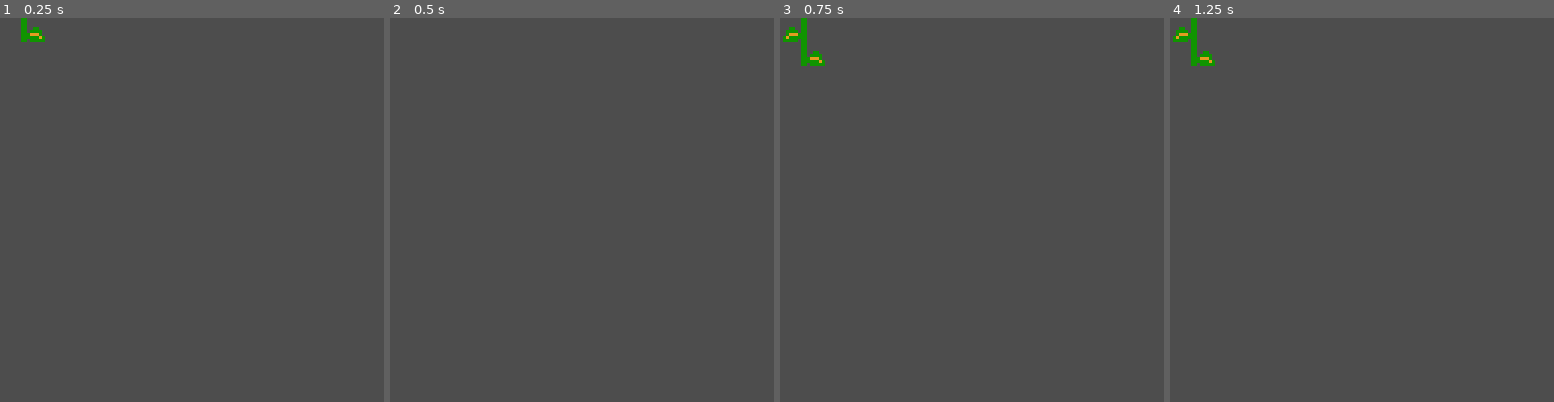
Above: before the commit, frames 1-4 (left to right).
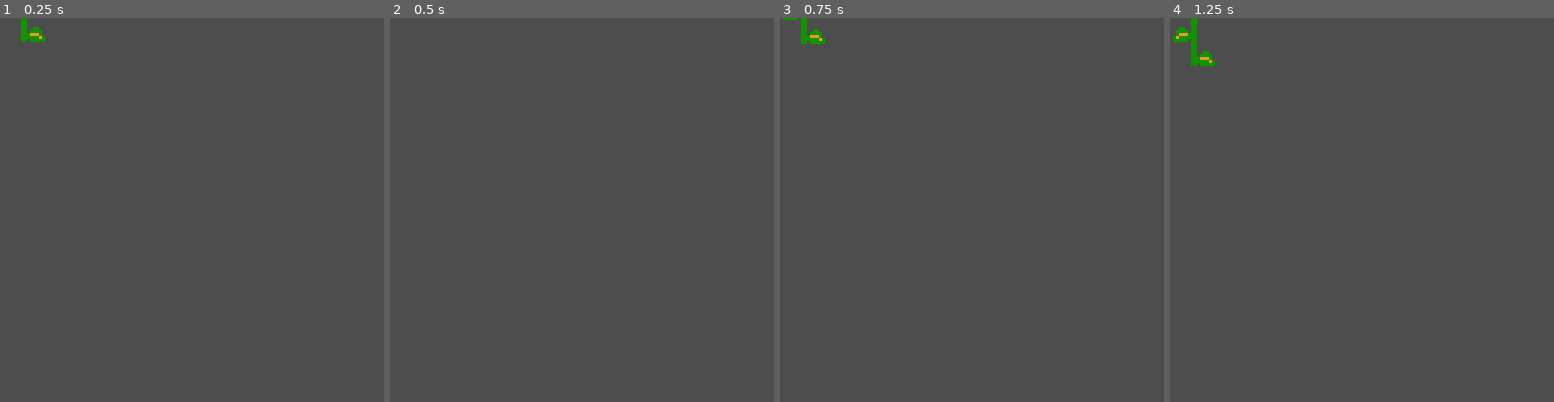
Above: after the commit, the same moments.

Repository: Omega-Ariston/Godot-s-Mario
Game: Godot game, scene res://scenes/climables/vine.tscn
The game is run twice, just before and just after one commit, with the same random seed, the same clock (stepped at 60 frames per second) and the same inputs. This scene is started directly instead of the project's main scene.
Inputs:
- Up to frame 1 (0.25 s): no input
- Up to frame 2 (0.5 s): no input
- Up to frame 3 (0.75 s): hold D (move_right) from 0.53 s (still down); hold H (action) from 0.53 s (still down)
- Up to frame 4 (1.25 s): keep holding D (move_right); keep holding H (action); tap J (jump) at 0.77 s; tap S (crouch, bound only before the commit) at 0.8 s
The pictures show only the part of the screen within x 0-50%, y 0-50%; the shares and areas given below are measured in that part.

Frames 1-2 are identical in both runs. In frame 3, 0.5% of the frame differs, in the area x 0-12%, y 0-13%; in frame 4, nothing differs.

Commit message:
初步实现了藤蔓攀爬效果

Diff:
--- a/project.godot
+++ b/project.godot
@@ -31,6 +31,16 @@
 
 [input]
 
+move_up={
+"deadzone": 0.5,
+"events": [Object(InputEventKey,"resource_local_to_scene":false,"resource_name":"","device":-1,"window_id":0,"alt_pressed":false,"shift_pressed":false,"ctrl_pressed":false,"meta_pressed":false,"pressed":false,"keycode":0,"physical_keycode":87,"key_label":0,"unicode":119,"echo":false,"script":null)
+]
+}
+move_down={
+"deadzone": 0.5,
+"events": [Object(InputEventKey,"resource_local_to_scene":false,"resource_name":"","device":-1,"window_id":0,"alt_pressed":false,"shift_pressed":false,"ctrl_pressed":false,"meta_pressed":false,"pressed":false,"keycode":0,"physical_keycode":83,"key_label":0,"unicode":115,"echo":false,"script":null)
+]
+}
 move_left={
 "deadzone": 0.5,
 "events": [Object(InputEventKey,"resource_local_to_scene":false,"resource_name":"","device":-1,"window_id":0,"alt_pressed":false,"shift_pressed":false,"ctrl_pressed":false,"meta_pressed":false,"pressed":false,"keycode":0,"physical_keycode":65,"key_label":0,"unicode":97,"echo":false,"script":null)
@@ -56,11 +66,6 @@
 "events": [Object(InputEventKey,"resource_local_to_scene":false,"resource_name":"","device":-1,"window_id":0,"alt_pressed":false,"shift_pressed":false,"ctrl_pressed":false,"meta_pressed":false,"pressed":false,"keycode":0,"physical_keycode":72,"key_label":0,"unicode":104,"echo":false,"script":null)
 ]
 }
-crouch={
-"deadzone": 0.5,
-"events": [Object(InputEventKey,"resource_local_to_scene":false,"resource_name":"","device":-1,"window_id":0,"alt_pressed":false,"shift_pressed":false,"ctrl_pressed":false,"meta_pressed":false,"pressed":false,"keycode":0,"physical_keycode":83,"key_label":0,"unicode":115,"echo":false,"script":null)
-]
-}
 test={
 "deadzone": 0.5,
 "events": [Object(InputEventKey,"resource_local_to_scene":false,"resource_name":"","device":-1,"window_id":0,"alt_pressed":false,"shift_pressed":false,"ctrl_pressed":false,"meta_pressed":false,"pressed":false,"keycode":0,"physical_keycode":84,"key_label":0,"unicode":116,"echo":false,"script":null)
--- a/scenes/climables/vine.tscn
+++ b/scenes/climables/vine.tscn
@@ -11,6 +11,9 @@
 [sub_resource type="TileSet" id="TileSet_fds51"]
 sources/3 = SubResource("TileSetAtlasSource_5babj")
 
+[sub_resource type="RectangleShape2D" id="RectangleShape2D_onpk7"]
+size = Vector2(6, 14)
+
 [node name="Vine" type="Node2D"]
 z_index = -1
 script = ExtResource("1_k7lep")
@@ -19,3 +22,12 @@
 tile_set = SubResource("TileSet_fds51")
 format = 2
 layer_0/tile_data = PackedInt32Array(0, 262147, 3)
+
+[node name="Area2D" type="Area2D" parent="."]
+collision_mask = 3
+
+[node name="ClimbArea" type="CollisionShape2D" parent="Area2D"]
+position = Vector2(8, 9)
+shape = SubResource("RectangleShape2D_onpk7")
+
+[connection signal="body_entered" from="Area2D" to="." method="_on_area_2d_body_entered"]
--- a/scenes/worlds/world.tscn
+++ b/scenes/worlds/world.tscn
@@ -65,7 +65,7 @@
 
 [node name="CoinBrick" parent="." instance=ExtResource("5_c0g8v")]
 position = Vector2(80, 160)
-spawn_item = 4
+spawn_item = 5
 is_hidden = true
 
 [node name="CoinBrick2" parent="." instance=ExtResource("5_c0g8v")]
@@ -78,7 +78,7 @@
 
 [node name="CoinBrick4" parent="." instance=ExtResource("5_c0g8v")]
 position = Vector2(0, 160)
-spawn_item = 5
+spawn_item = 1
 
 [node name="Brick" parent="." instance=ExtResource("6_pa5kd")]
 position = Vector2(240, 160)
--- a/scripts/EnterPoint.gd
+++ b/scripts/EnterPoint.gd
@@ -19,7 +19,7 @@
 	var enter_requested: bool
 	var min_enter_distance: float
 	if direction == ENTER_DIRECTION.DOWN:
-		enter_requested = Input.is_action_pressed("crouch")
+		enter_requested = Input.is_action_pressed("move_down")
 		min_enter_distance = 6.0
 	else:
 		enter_requested = Input.is_action_pressed("move_right")
--- a/scripts/Player.gd
+++ b/scripts/Player.gd
@@ -3,13 +3,16 @@
 
 const WALK_SPEED := 80.0
 const DASH_SPEED := WALK_SPEED * 2
+const CLIMB_SPEED := 40.0
 const WALK_ACCELERATION := WALK_SPEED / 0.4
 const DASH_ACCELERATION := WALK_ACCELERATION * 2
+const CLIMB_ACCELERATION := CLIMB_SPEED / 0.2
 const AIR_ACCELERATION := WALK_SPEED / 0.2
 const JUMP_VELOCITY := -350.0
 const MIN_ANIMATION_SPEED := 0.8
 const MIN_TURN_SPEED = WALK_SPEED / 1.5
 const FIREBALL_LIMIT = 2
+
 
 enum State {
 	IDLE,
@@ -20,6 +23,7 @@
 	LAUNCH,
 	JUMP,
 	FALL,
+	CLIMB,
 	ENLARGE,
 	ONFIRE,
 	HURT,
@@ -80,6 +84,7 @@
 var is_first_tick := false
 var can_enlarge := false
 var can_onfire := false
+var can_climb := false
 var crouch_requested := false
 var jump_requested := false
 var launch_requested := false
@@ -114,9 +119,9 @@
 		launch_requested = true
 	if event.is_action_released("action"):
 		launch_requested = false
-	if event.is_action_pressed("crouch"):
+	if event.is_action_pressed("move_down"):
 		crouch_requested = true
-	if event.is_action_released("crouch"):
+	if event.is_action_released("move_down"):
 		crouch_requested = false
 
 
@@ -151,6 +156,20 @@
 			move(0.0 if is_first_tick else GameManager.default_gravity, delta)
 		State.FALL:
 			move(GameManager.default_gravity, delta)
+		State.CLIMB:
+			if Input.is_action_just_pressed("move_right"):
+				if direction == Direction.LEFT:
+					can_climb = false
+				if direction == Direction.RIGHT:
+					_change_climb_side()
+			if Input.is_action_just_pressed("move_left"):
+				if direction == Direction.RIGHT:
+					can_climb = false
+				if direction == Direction.LEFT:
+					_change_climb_side()
+			# 没爬的时候不动
+			_get_animator().speed_scale = velocity.y / CLIMB_SPEED
+			climb(delta)
 		State.LAUNCH:
 			move(GameManager.default_gravity, delta)
 	is_first_tick = false
@@ -159,6 +178,10 @@
 func get_next_state(state: State) -> int:
 	if is_spawning:
 		return State.IDLE if state != State.IDLE else state_machine.KEEP_CURRENT
+
+	var should_climb := can_climb and state != State.CLIMB
+	if should_climb:
+		return State.CLIMB
 
 	var should_enlarge := (can_enlarge or can_onfire) and curr_mode == Mode.SMALL
 	if should_enlarge:
@@ -210,6 +233,9 @@
 		State.FALL:
 			if is_on_floor():
 				return State.IDLE if is_still else State.WALK
+		State.CLIMB:
+			if can_climb == false:
+				return State.FALL
 		State.LAUNCH:
 			if not fire_animator.is_playing():
 				return state_machine.last_state
@@ -231,7 +257,7 @@
 	])
 
 	match from:
-		State.WALK, State.FALL:
+		State.WALK, State.FALL, State.CLIMB:
 			_get_animator().speed_scale = 1 # 恢复动画播放速度
 		State.ENLARGE:
 			curr_mode = Mode.LARGE
@@ -271,11 +297,13 @@
 				velocity.y = JUMP_VELOCITY
 			jump_requested = false
 		State.FALL:
-			if from == State.TURN:
-				_get_animator().play("walk") # 空中不能转身停顿
+			if from in [State.TURN, State.CLIMB]:
+				_get_animator().play("walk")
 			elif from == State.LAUNCH:
 				_get_animator().play(last_animation)
 			_get_animator().speed_scale = 0 # 下落时暂停播放动画
+		State.CLIMB:
+			_get_animator().play("climb")
 		State.LAUNCH:
 			last_animation = fire_animator.current_animation
 			launch_requested = false
@@ -298,7 +326,7 @@
 
 func move(gravity: float, delta: float) -> void:
 	var movement := Input.get_axis("move_left", "move_right") if controllable else 0.0
-	if not is_zero_approx(movement) and is_on_floor():
+	if not is_zero_approx(movement) and (is_first_tick or is_on_floor()):
 		direction = Direction.LEFT if movement < 0 else Direction.RIGHT
 	var speed = DASH_SPEED if dash_requested else WALK_SPEED
 	var acceleration := AIR_ACCELERATION if not is_on_floor() else DASH_ACCELERATION if dash_requested else WALK_ACCELERATION
@@ -317,6 +345,15 @@
 	move_and_slide()
 	global_position.x = max(global_position.x, GameManager.max_left_x + 8)
 
+
+func climb(delta:float) -> void:
+	var movement := Input.get_axis("move_up", "move_down")
+	velocity.y = move_toward(velocity.y, movement * CLIMB_SPEED, CLIMB_ACCELERATION * delta)
+	move_and_slide()
+
+func _change_climb_side() -> void:
+	global_position.x += Variables.TILE_SIZE.x * direction
+	direction = Direction.LEFT if direction == Direction.RIGHT else Direction.LEFT
 
 func _eat(item: Node) -> void:
 	print_debug("Eatting: %s" % item.name)
--- a/scripts/Vine.gd
+++ b/scripts/Vine.gd
@@ -2,6 +2,7 @@
 extends Node2D
 
 @onready var tile_map: TileMap = $TileMap
+@onready var climb_area: CollisionShape2D = $Area2D/ClimbArea
 
 const VINE_TILE_COORDS := Vector2(4,4)
 const LAYER := 0
@@ -10,12 +11,29 @@
 
 var curr_spawn_point := Vector2(0, 1)
 
-# 实例化时不断上升，并且每上升一个瓦片高度就在脚下生成一个新的藤枝，上升终点为地图高度+1瓦片高度
+# 实例化时不断上升，并且每上升一个瓦片高度就在脚下生成一个新的藤枝，上升终点为地图高度+2瓦片高度
 func _ready() -> void:
-	var loop_count := global_position.y / Variables.TILE_SIZE.y + 1
+	var tile_height := Variables.TILE_SIZE.y
+	var loop_count := global_position.y / tile_height + 2
 	for i in loop_count:
 		var tween := create_tween()
-		tween.tween_property(self, "global_position:y", global_position.y - Variables.TILE_SIZE.y, SINGLE_DURATION)
+		# 上升的同时拉长碰撞判定面积
+		tween.set_parallel(true)
+		tween.tween_property(self, "global_position:y", global_position.y - tile_height, SINGLE_DURATION)
+		tween.tween_property(climb_area, "shape:size:y", climb_area.shape.get_rect().size.y + tile_height, SINGLE_DURATION)
+		tween.tween_property(climb_area, "position:y", climb_area.position.y + tile_height / 2, SINGLE_DURATION)
 		await tween.finished
+		# 生成新藤枝
 		tile_map.set_cell(LAYER, curr_spawn_point, SOURCE_ID, VINE_TILE_COORDS)
 		curr_spawn_point.y += 1
+
+
+func _on_area_2d_body_entered(body: Node2D) -> void:
+	if body is Player:
+		# 让玩家进入攀爬状态，并设置正确的朝向
+		body.can_climb = true
+		if body.velocity.x < 0:
+			body.direction = body.Direction.LEFT
+		else:
+			body.direction = body.Direction.RIGHT
+		body.velocity = Vector2.ZERO
--- a/scripts/world.gd
+++ b/scripts/world.gd
@@ -10,7 +10,7 @@
 	var used := tile_map.get_used_rect()
 	var tile_size := Variables.TILE_SIZE
 
-	camera_2d.limit_top = floori(used.position.y * tile_size.y)
+	camera_2d.limit_top = floori(used.position.y - 0.5 * tile_size.y)
 	camera_2d.limit_right = floori(used.end.x * tile_size.x)
 	camera_2d.limit_bottom = ceili((used.end.y - 0.5) * tile_size.y) # 最下面一个方块只显示一半
 	camera_2d.limit_left = ceili((used.position.x + 1) * tile_size.x) # 不显示最左的一行墙壁
Not shown: 1 places in scenes/climables/vine.tscn that only renumber resources
